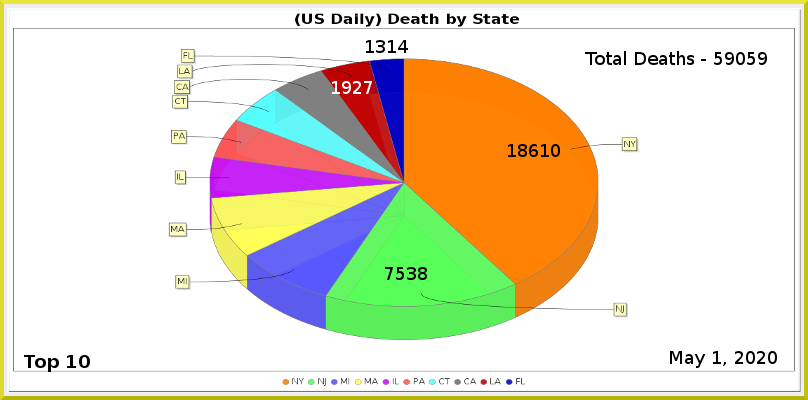
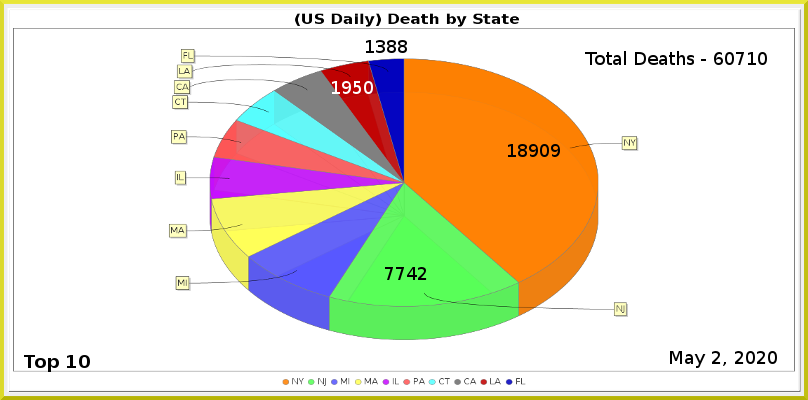
Layer changes from the first 808px x 400px image to the second:
painted on "Least" over [387, 40, 408, 53]
painted on "LA" over [353, 81, 373, 94]
painted on "NJ" over [396, 267, 427, 280]
painted on "NY" over [529, 144, 560, 157]
renamed "Total Deaths - 59059" to "Total Deaths - 60710", painted on it over [714, 52, 767, 65]
painted on "Current Date" over [712, 351, 721, 364]
painted on "Death_by_State.png" over [168, 49, 639, 340]
